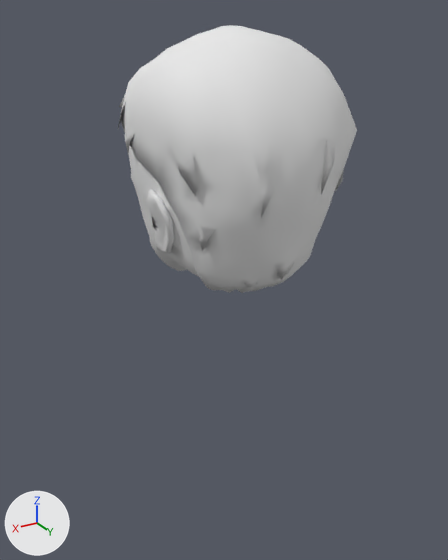
One commit to the Blender file meshes/face.blend: the scene before it, then after it.
One viewpoint serves both versions: a camera (50 mm lens) standing at (7.13, 13.54, 6.25) and looking at (0.09, 1.8, 0.39). The axes (+X, +Y, +Z) are drawn at lower left. The lights are the same throughout.

The first picture shows 'face'.
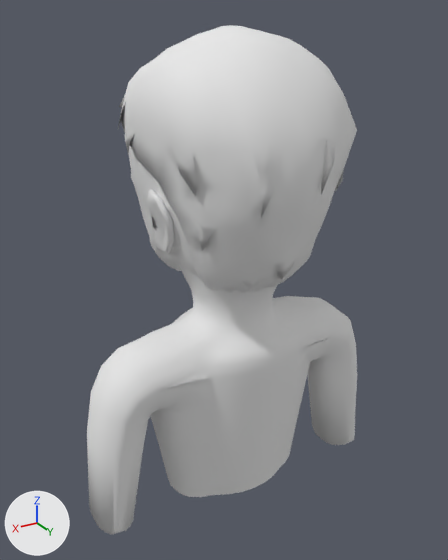
Changed parts and their boxes (x1, y1, x2, y2) in the pictures (448 x 560 px; the box of a moved part takes in the faces that stretch with it):
'face', reshaped (13% wider, 90% taller)
    before: (118, 25, 357, 293)
    after: (87, 25, 357, 534)
part 1 of me_plane, added
    after: (87, 264, 357, 534)
part 2 of me_plane, moved or reshaped
    before: (164, 260, 187, 271)
    after: (164, 260, 181, 271)
part 3 of me_plane, moved or reshaped
    both: (250, 277, 288, 291)

What the commit changed:
me_plane is used by ob_face; location (0.0, 0.0, 0.0); rotation (1.571, 0.0, 0.0), in degrees (90, 0, 0).
Verts and faces of me_plane; kept vertices keep their numbers, new ones are numbered from 2935.
Before the commit, vertices of me_plane: 398 (0.7, 0.7, -1.04), 399 (0.23, 0.61, -0.81), 400 (0.89, 0.77, -1.18), 401 (0.47, 0.64, -0.91), 1520 (-0.7, 0.7, -1.04).
Before the commit, vertices of me_plane: 1521 (-0.23, 0.61, -0.81), 1522 (-0.89, 0.77, -1.18), 1523 (0.0, 0.61, -0.77), 1524 (-0.47, 0.64, -0.91).
Before the commit, vertices of me_plane: 403 (0.81, 0.83, -3.0), 404 (0.5, 0.82, -3.2), 405 (0.92, 0.83, -2.87), 406 (0.4, 0.82, -3.24), 407 (0.25, 0.82, -3.27).
Before the commit, vertices of me_plane: 408 (0.71, 0.82, -3.08), 409 (0.6, 0.82, -3.15), 1526 (-0.81, 0.83, -3.0), 1527 (-0.5, 0.82, -3.2), 1528 (-0.92, 0.83, -2.87).
Before the commit, vertices of me_plane: 1529 (-0.4, 0.82, -3.24), 1530 (-0.25, 0.82, -3.27), 1531 (-0.71, 0.82, -3.08), 1532 (-0.6, 0.82, -3.15), 1536 (0.0, 0.83, -3.3).
Before the commit, vertices of me_plane: 2579 (0.25, 0.73, -3.37) at pixel (254, 291), 2719 (-0.23, 0.73, -3.37) at pixel (273, 286).
me_plane had 2935 vertices, 5760 faces and spanned x -2.13..2.07, y 0.02..6.02, z -4.6..1.11.
me_plane now has 3605 vertices, 7028 faces and spans x -3.72..3.95, y -5.08..6.02, z -4.6..1.11.
me_plane part 1: a new loose piece of 670 vertices spanning x -3.72..3.95, y -5.08..0.95, z -3.51..-0.48, in mat_vcol (white #e7e7e7).
Part 2, on me_plane:
Vertices 398, 1520, 1523 move by (0.0, 0.0, 0.01).
Vertex 399 moves to (0.23, 0.62, -0.79).
Vertex 1521 moves to (-0.23, 0.62, -0.79).
Vertex 400 moves to (0.91, 0.78, -1.17).
Vertex 401 moves to (0.48, 0.64, -0.89).
Vertex 1522 moves to (-0.91, 0.78, -1.17).
Vertex 1524 moves to (-0.48, 0.64, -0.89).
Part 3, on me_plane:
Vertices 404, 406, 408 move by (0.01, 0.01, -0.02).
Vertices 1527, 1529, 1531 move by (-0.01, 0.01, -0.02).
Vertex 403 moves to (0.82, 0.83, -3.01).
Vertex 405 moves to (0.94, 0.84, -2.88).
Vertex 409 moves to (0.62, 0.83, -3.16).
Vertex 407 moves to (0.26, 0.83, -3.3).
Vertex 2579 moves to (0.26, 0.74, -3.4), pixel (255, 291).
Vertex 1526 moves to (-0.82, 0.83, -3.01).
Vertex 1528 moves to (-0.94, 0.84, -2.88).
Vertex 1532 moves to (-0.62, 0.83, -3.16).
Vertex 1530 moves to (-0.26, 0.83, -3.3).
Vertex 2719 moves to (-0.24, 0.74, -3.4), pixel (274, 286).
Vertex 1536 moves to (0.0, 0.84, -3.32).
